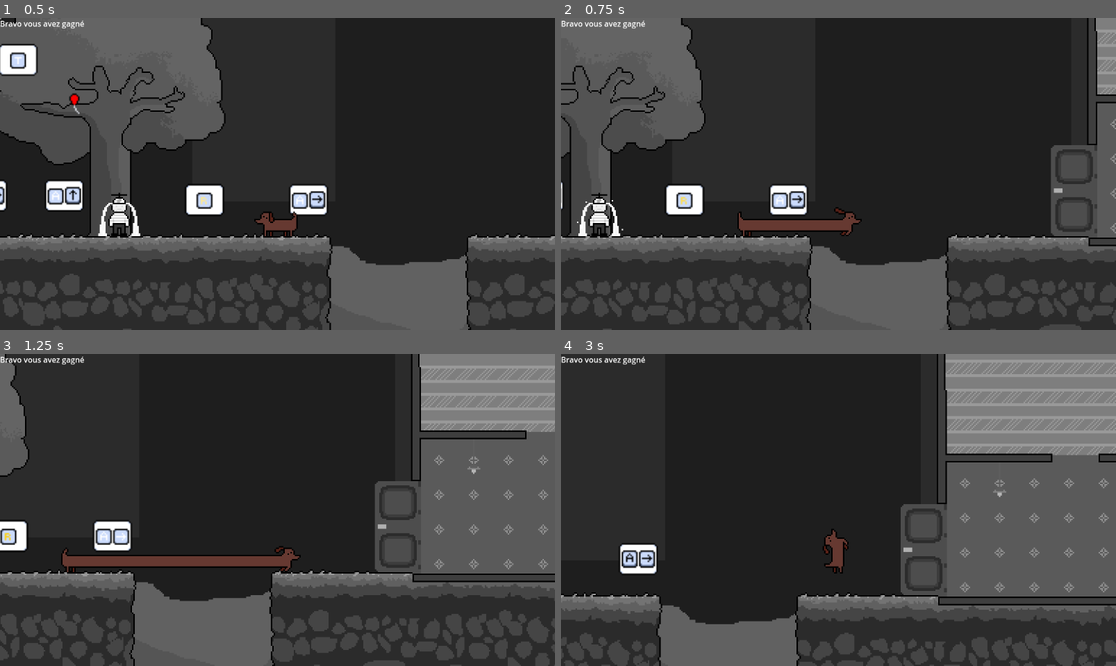
Above: before the commit, frames 1-4 (two rows, left to right).
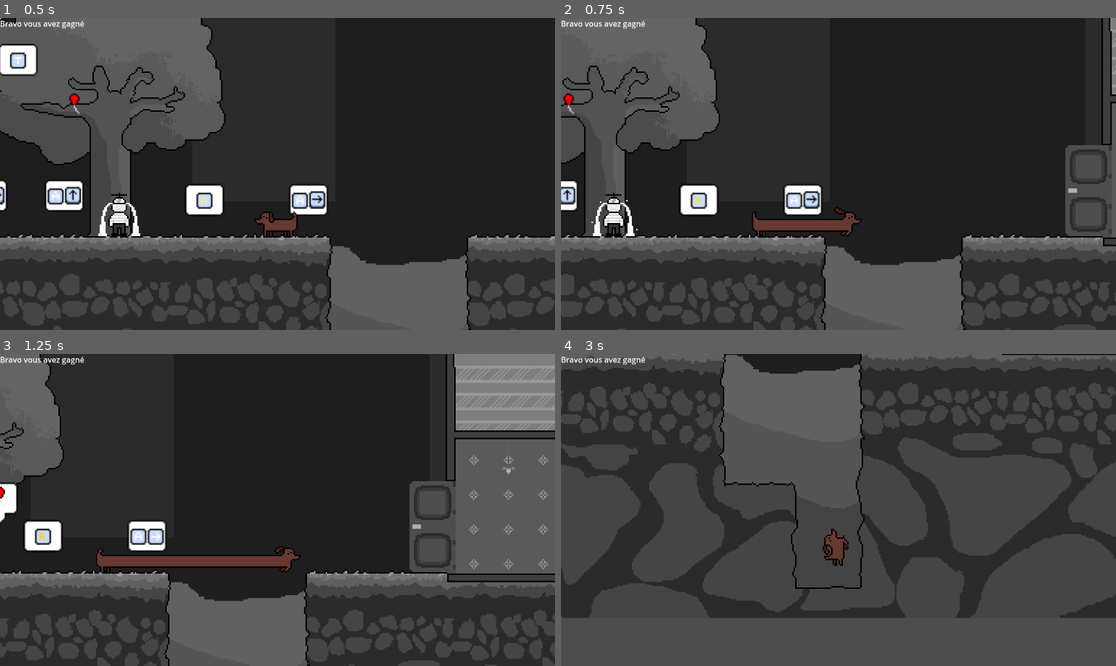
Above: after the commit, the same moments.

Repository: antonin-tarrade/SausageSerenity
Game: Godot game, scene res://Scenes/main.tscn
The game is run twice, just before and just after one commit, with the same random seed, the same clock (stepped at 60 frames per second) and the same inputs. The engine's default icon, where the game draws it, is replaced by a stand-in: a white triangle on a blue panel in a dark square.
Inputs:
- Up to frame 1 (0.5 s): no input
- Up to frame 2 (0.75 s): hold Right (ui_right) from 0.53 s (still down); hold A (extend) from 0.53 s (still down)
- Up to frame 3 (1.25 s): keep holding Right (ui_right); keep holding A (extend); tap T (interact) at 0.8 s
- Up to frame 4 (3 s): release Right (ui_right) at 1.28 s; release A (extend) at 1.28 s; hold Down (ui_down) 1.28-2.03 s; tap T (interact) at 1.35, 2.3 s; tap A (extend) at 1.55, 2.85 s; hold Right (ui_right) 2.03-2.78 s; hold R (charger) 2.03-2.78 s; tap Enter at 2.75 s; hold Up (ui_up) from 2.78 s (still down)

Frame 1 is identical in both runs. In frame 2, 16% of the frame differs, in the area x 0-100%, y 0-100%; in frame 3, 21%; in frame 4, 62%.

Commit message:
sound effect

Diff:
--- a/Scenes/chien_saucisse.tscn
+++ b/Scenes/chien_saucisse.tscn
@@ -2000,7 +2000,7 @@
 states/walk_front/node = SubResource("AnimationNodeAnimation_nb06k")
 states/walk_front/position = Vector2(-186, 505.5)
 transitions = ["Start", "idle_front", SubResource("AnimationNodeStateMachineTransition_x51y6"), "idle_front", "walk_fro …(1801 unchanged characters)…
-graph_offset = Vector2(-360.771, -84.9838)
+graph_offset = Vector2(151.229, 348.016)
 
 [sub_resource type="RectangleShape2D" id="RectangleShape2D_vlba5"]
 size = Vector2(17.75, 29)
@@ -2068,6 +2068,7 @@
 position = Vector2(11, -7)
 
 [node name="Barking" type="Area2D" parent="."]
+visible = false
 collision_layer = 0
 collision_mask = 4
 
@@ -2120,7 +2121,7 @@
 texture = ExtResource("3_lnj7f")
 hframes = 16
 vframes = 8
-frame = 38
+frame = 52
 metadata/_aseprite_wizard_config_ = {
 "i_mode": -1,
 "keep_anim_length": false,
@@ -2145,7 +2146,7 @@
 texture = ExtResource("3_lnj7f")
 hframes = 16
 vframes = 8
-frame = 5
+frame = 59
 metadata/_aseprite_wizard_config_ = {
 "i_mode": -1,
 "keep_anim_length": false,
@@ -2180,10 +2181,14 @@
 [node name="WallDetect" type="Area2D" parent="."]
 position = Vector2(117, -15)
 collision_layer = 0
+monitoring = false
+monitorable = false
 
 [node name="ColWall" type="CollisionShape2D" parent="WallDetect"]
 position = Vector2(-117, 12.5)
 shape = SubResource("RectangleShape2D_tn4it")
 
+[node name="DogSoundEffect" type="AudioStreamPlayer" parent="."]
+
 [connection signal="timeout" from="Chargement" to="." method="frapperFin"]
 [connection signal="body_entered" from="WallDetect" to="." method="_on_wall_detect_body_entered"]
--- a/Scenes/decor.tscn
+++ b/Scenes/decor.tscn
@@ -170,6 +170,7 @@
 [node name="CollisionShape2D" type="CollisionShape2D" parent="Table2"]
 position = Vector2(17.5, -1)
 shape = SubResource("RectangleShape2D_84l50")
+one_way_collision = true
 
 [node name="Table3" type="StaticBody2D" parent="."]
 position = Vector2(1199, 690)
@@ -177,6 +178,7 @@
 [node name="CollisionShape2D" type="CollisionShape2D" parent="Table3"]
 position = Vector2(21.5, -1)
 shape = SubResource("RectangleShape2D_bthh8")
+one_way_collision = true
 
 [node name="Table4" type="StaticBody2D" parent="."]
 position = Vector2(1181, 595)
@@ -184,6 +186,7 @@
 [node name="CollisionShape2D" type="CollisionShape2D" parent="Table4"]
 position = Vector2(10.5, -1.5)
 shape = SubResource("RectangleShape2D_rvjv0")
+one_way_collision = true
 
 [node name="Maison24" type="StaticBody2D" parent="."]
 position = Vector2(1008, 656)
--- a/Scripts/chien_saucisse.gd
+++ b/Scripts/chien_saucisse.gd
@@ -7,7 +7,7 @@
 @export var SPEED = 200.0
 @export var EXTENSION_SPEED = 4 # px
 @export var SHRINKING_SPEED = 6 # px
-@export var MAX_EXTENSION = 170 # px
+@export var MAX_EXTENSION = 140 # px
 @export var alpha = 0.2
 @export var step = 0.2
 @export var beta = 0.7
@@ -29,11 +29,18 @@
 # 2 top-right
 # 3 top-left
 @onready var normal_polygon: PackedVector2Array = c_polygon.polygon
+@onready var up_polygon: PackedVector2Array = PackedVector2Array([Vector2(-6, 4), Vector2(10, 4), Vector2(10, -24), Vector2(-6, -24)])
 @onready var normal_position: Vector2 = c_polygon.position
 @onready var object_up_pos = Vector2(2,-12)
 @onready var object_side_pos = Vector2(-12,-3)
-
-
+@onready var dog_sound_effect: AudioStreamPlayer = $DogSoundEffect
+
+# sound effects
+var sound_woof: AudioStream = preload("res://SoundEffect/dog_woof.mp3")
+var sound_extend: AudioStream = preload("res://SoundEffect/dog_extend.mp3")
+var sound_shrink: AudioStream = preload("res://SoundEffect/dog_retract.mp3")
+var sound_pickup: AudioStream = preload("res://SoundEffect/dog_pickup_item.mp3")
+var sound_drop: AudioStream = preload("res://SoundEffect/dog_drop_item.mp3")
 
 # Get the gravity from the project settings to be synced with RigidBody nodes.
 var gravity = ProjectSettings.get_setting("physics/2d/default_gravity")
@@ -47,6 +54,7 @@
 var x: int = 0
 var old_s: float = 0.0
 var y: int = 0
+var change = false
 # Variable Item
 
 var objetGenerique : PackedScene = preload("res://Scenes/objet.tscn")
@@ -83,7 +91,14 @@
 			var horizontal: float = Input.get_axis("ui_left", "ui_right")
 			var vertical: float = Input.get_axis("ui_down", "ui_up")
 			ed = get_extending_direction(horizontal, vertical)
+			change = false
+			if ed != -1:
+				play_sound_effect(sound_extend)
 		else:
+			if !change:
+				if ed == extending_direction.UP:
+					c_polygon.polygon = up_polygon
+				change = true
 			max_ex = extension()
 			x += 1
 
@@ -91,6 +106,7 @@
 		if x != 0:
 			x = 0
 			old_e = 0.0
+			play_sound_effect(sound_shrink)
 		ed = shrinkage()
 		y += 1
 		for tree in all_tree :
@@ -124,10 +140,6 @@
 		rotate_dog()
 	old_turning_right = turning_right
 	move_and_slide()
-
-
-
-
 
 
 # get the direction in which the dog extends
@@ -190,15 +202,11 @@
 			camera.position.y -= mov
 	if length(c_polygon.polygon) >= MAX_EXTENSION or height(c_polygon.polygon) >= MAX_EXTENSION or HaveWallTouched :
 		HaveWallTouched = false
-
 		return true
 
 	else:
 		old_e = e
 		return false
-
-
-
 
 
 # shrink the dog in the right direction
@@ -312,6 +320,7 @@
 
 func PickUpOrOuaf() :
 	var aPickUp : bool = false
+	play_sound_effect(sound_pickup)
 	for objet : PhysicsBody2D in zonePickUp.get_overlapping_bodies() :
 		if objet.has_method("get_isTakable") :
 			print("objet a pickup potentiellement")
@@ -323,6 +332,7 @@
 
 				break
 	if (!aPickUp):
+		play_sound_effect(sound_woof)
 		for perso : PhysicsBody2D in zoneBarking.get_overlapping_bodies() :
 			print(perso)
 			if perso.has_method("se_faire_aboyer"):
@@ -353,6 +363,7 @@
 		humaninfo = null
 
 	objetBouche.texture = null
+	play_sound_effect(sound_drop)
 
 
 func rotate_dog():
@@ -377,3 +388,7 @@
 		if body.get_children()[0]["one_way_collision"] == false :
 
 			HaveWallTouched=true
+
+func play_sound_effect(sound: AudioStream) -> void:
+	dog_sound_effect.stream = sound
+	dog_sound_effect.play()
--- a/project.godot
+++ b/project.godot
@@ -23,6 +23,7 @@
 "res://Scenes/": "orange",
 "res://Scripts/": "red",
 "res://Shaders/": "green",
+"res://SoundEffect/": "yellow",
 "res://Sprites/": "pink",
 "res://TilesObjets/": "gray"
 }
Not shown, added: SoundEffect/dog_drop_item.mp3.import
Not shown, added: SoundEffect/dog_extend.mp3.import
Not shown, added: SoundEffect/dog_make_happy.mp3.import
Not shown, added: SoundEffect/dog_pickup_item.mp3.import
Not shown, added: SoundEffect/dog_retract.mp3.import
Not shown, added: SoundEffect/dog_woof.mp3.import
Not shown, added: SoundEffect/item_break.mp3.import
Not shown, added: SoundEffect/dog_drop_item.mp3
Not shown, added: SoundEffect/dog_extend.mp3
Not shown, added: SoundEffect/dog_make_happy.mp3
Not shown, added: SoundEffect/dog_pickup_item.mp3
Not shown, added: SoundEffect/dog_retract.mp3
(and 2 more such lines)
